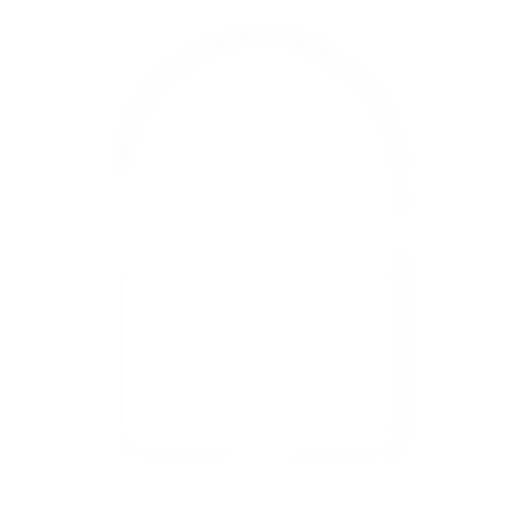
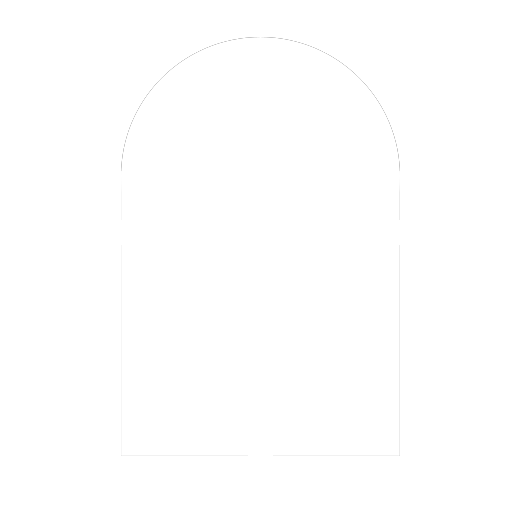
Layered file, before and after one edit (512x512). Changes by layer:
painted on "Layer 0" over [121, 37, 400, 456]
